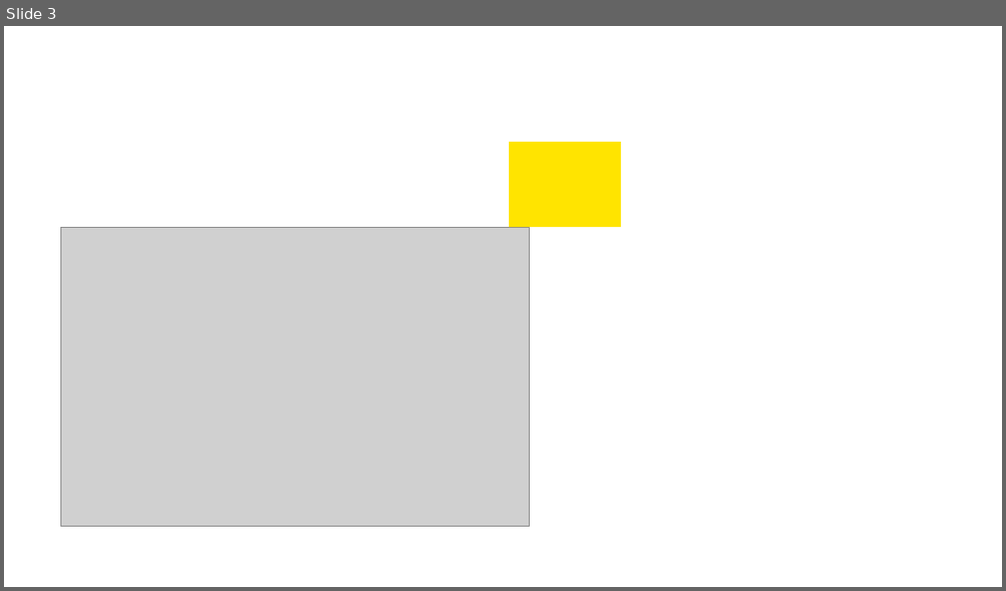
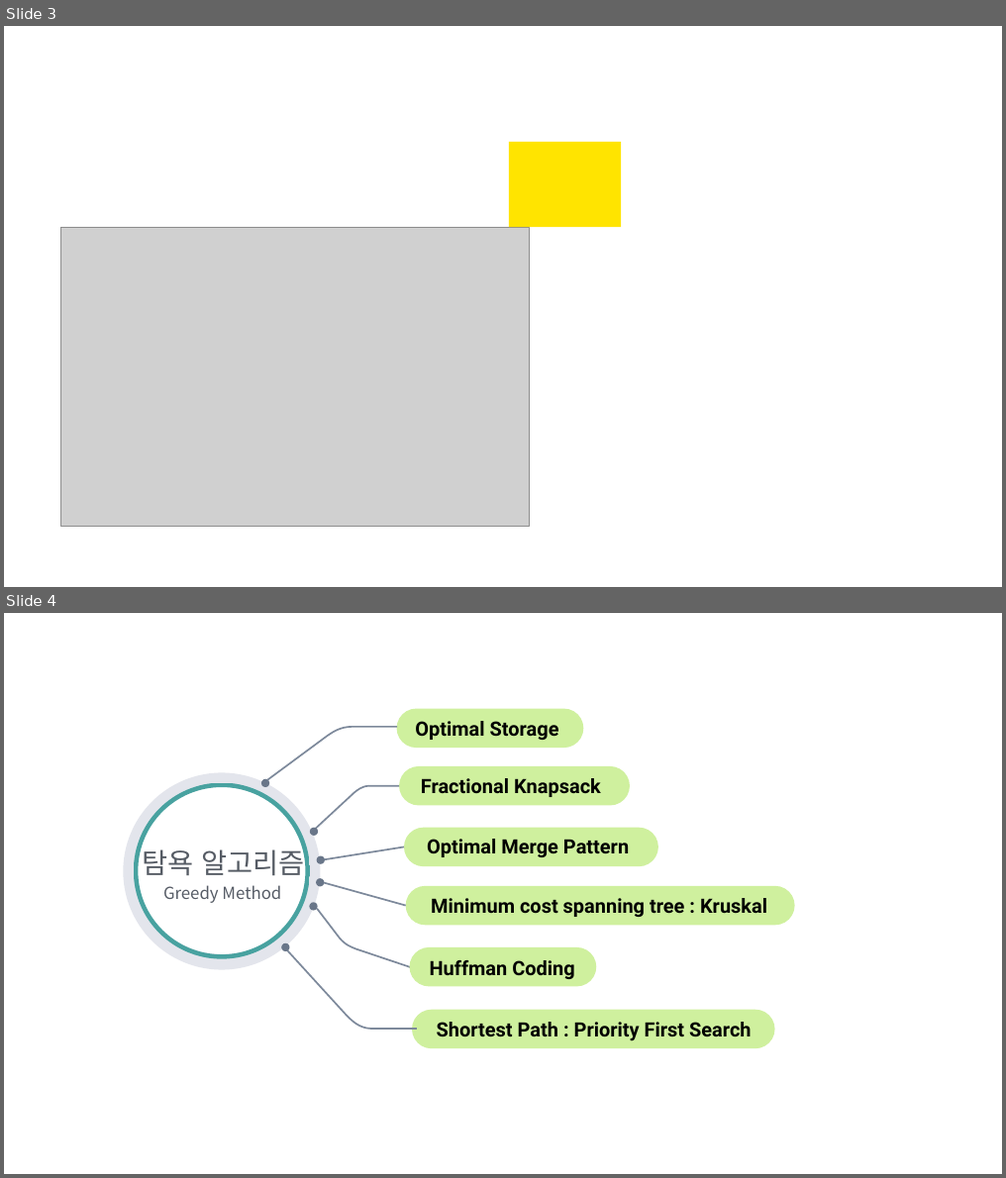
Before and after one commit to KoEonYack/Tistory-Coveant, a slide deck: Article/Algorithm/common/알고리즘_마인드맵.pptx. Shown one above the other, each under a label of ours: slide 3 before the commit, slides 3 and 4 after it. The pictures are 1006x591 and 1006x1178 pixels, drawn with LibreOffice and Linux fonts; fonts in the diff are those of the drawing; grey boxes stand for pictures; background and template pictures are left out. Boxes give left, top, right and bottom in pixels: in the first picture for what was removed or moved away, otherwise in the second. Text is boxed around its words. In the diff, an @@ line names an element or a change of style, - is before the commit and + after.

Commit message:
Add 그리디 알고리즘 설명

```diff
--- a/Article/Algorithm/common/알고리즘_마인드맵.pptx
+++ b/Article/Algorithm/common/알고리즘_마인드맵.pptx
@@ slide 4 added at (4,613,1002,1174), background #FFFFFF @@
@@ freeform shape added at (267,727,397,780), outline #7D899B 3.25 pt @@
@@ rounded rectangle added at (396,709,583,748), fill #CFF09E @@
@@ text added at (415,721,559,740), 38 pt, text #000000, bold @@
+Optimal Storage
@@ ellipse added at (123,772,320,970), fill #E3E5EC @@
@@ freeform shape added at (134,783,310,959), fill gradient #48A2A0 to #CFF09E @@
@@ ellipse added at (137,785,308,955), fill #FFFFFF @@
@@ ellipse added at (261,779,269,787), fill #697689 @@
@@ freeform shape added at (314,786,399,830), outline #7D899B 3.25 pt @@
@@ rounded rectangle added at (399,766,630,806), fill #CFF09E @@
@@ text added at (421,778,601,797), 38 pt, text #000000, bold @@
+Fractional Knapsack
@@ text added at (142,846,304,876), 54 pt, text #555B64 @@
+탐욕 알고리즘
@@ ellipse added at (310,828,318,836), fill #697689 @@
@@ line added from (323, 860) to (404, 847), #7D899B 3.25 pt @@
@@ rounded rectangle added at (404,828,658,866), fill #CFF09E @@
@@ text added at (427,839,629,858), 38 pt, text #000000, bold @@
+Optimal Merge Pattern
@@ ellipse added at (316,878,325,886), fill #697689 @@
@@ ellipse added at (317,857,325,864), fill #697689 @@
@@ text added at (163,885,281,903), 32 pt, text #565C66 @@
+Greedy Method
@@ ellipse added at (309,902,318,910), fill #697689 @@
@@ freeform shape added at (317,885,412,992), outline #7D899B 3.25 pt @@
@@ line added from (320, 881) to (406, 906), #7D899B 3.25 pt @@
@@ rounded rectangle added at (406,886,794,926), fill #CFF09E @@
@@ text added at (431,898,767,917), 38 pt, text #000000, bold @@
+Minimum cost spanning tree : Kruskal
@@ ellipse added at (281,944,289,952), fill #697689 @@
@@ freeform shape added at (285,949,417,1029), outline #7D899B 3.25 pt @@
@@ rounded rectangle added at (409,948,596,987), fill #CFF09E @@
@@ text added at (430,960,574,979), 38 pt, text #000000, bold @@
+Huffman Coding
@@ rounded rectangle added at (412,1010,775,1049), fill #CFF09E @@
@@ text added at (437,1022,750,1042), 38 pt, text #000000, bold @@
+Shortest Path : Priority First Search
```
Also in this commit, not shown: 1 other slide added, 2 slides removed, 10 other files.
